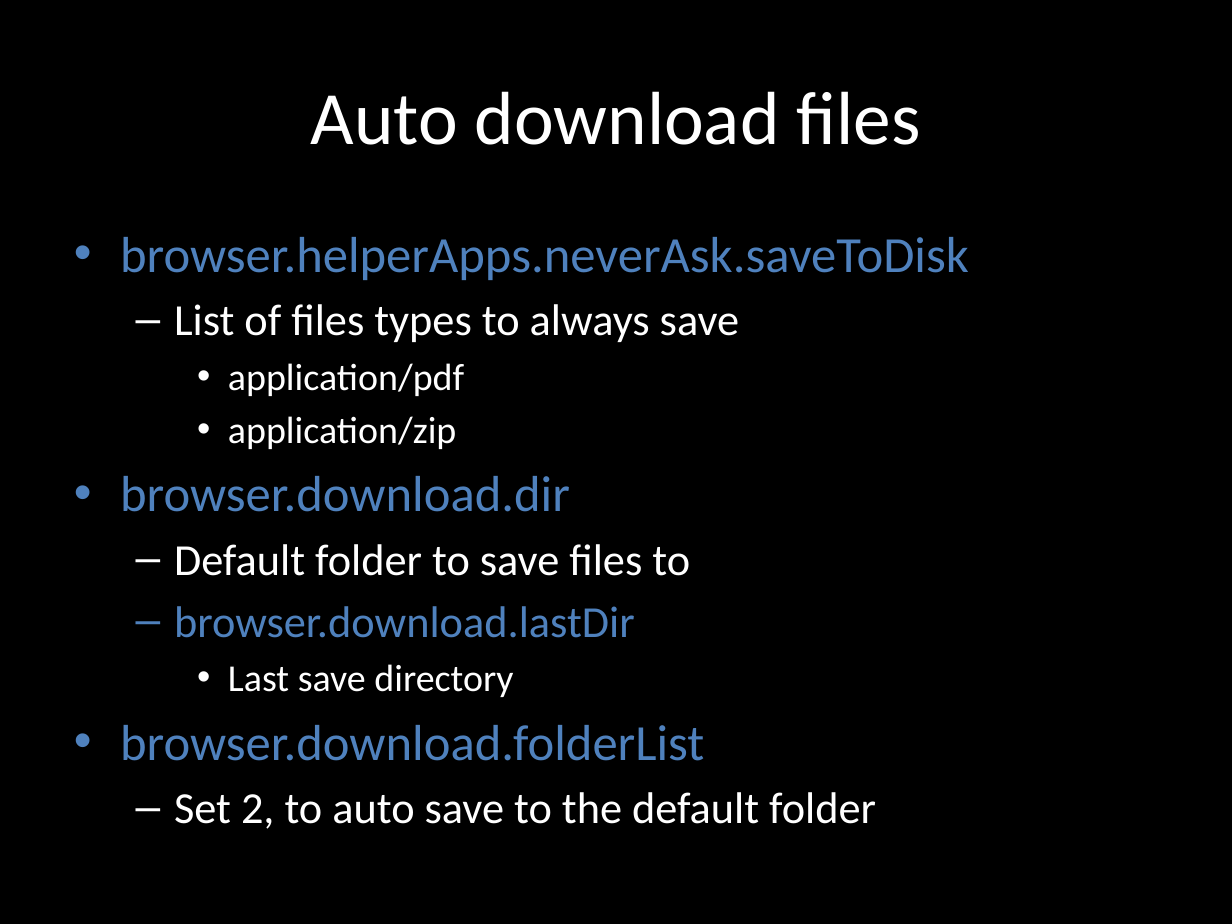
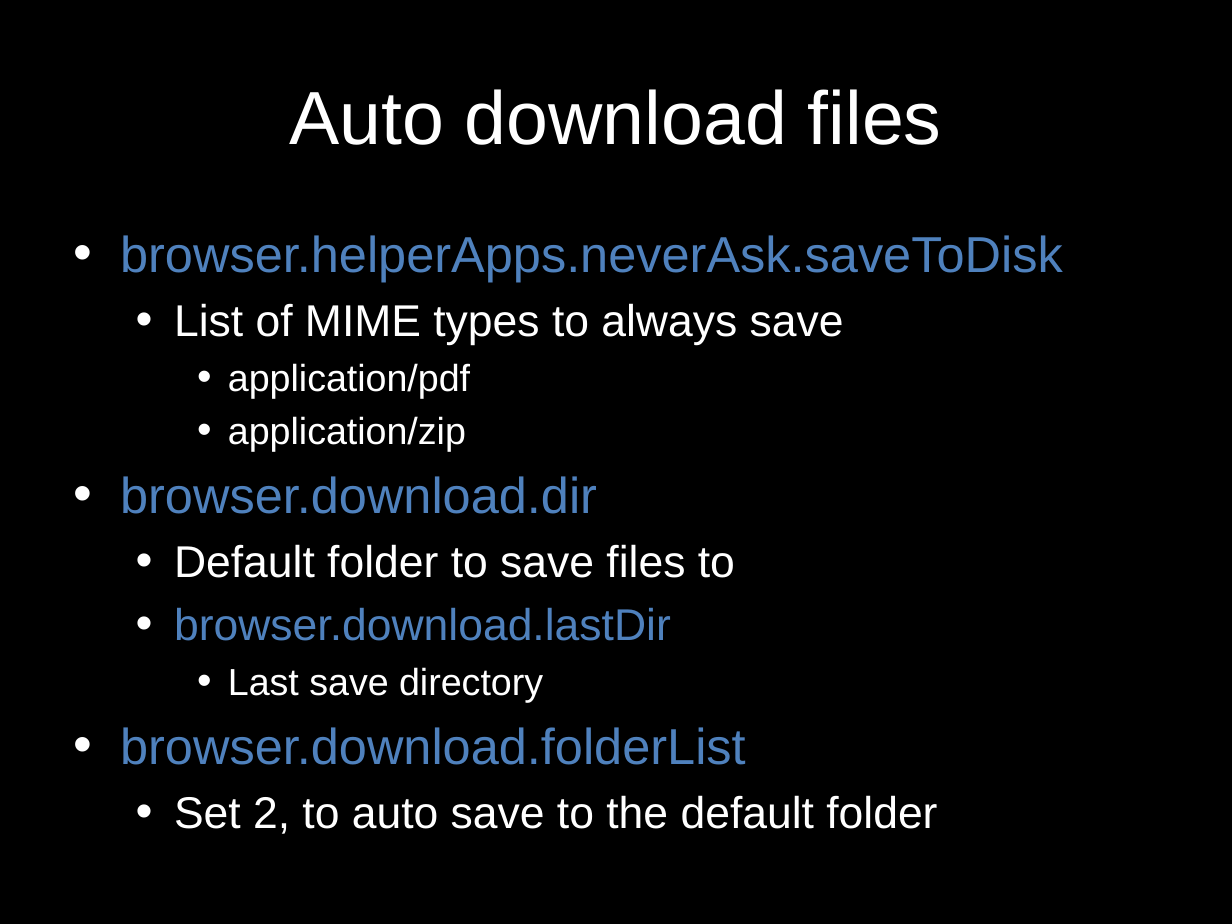
Before and after one commit to dimacus/SeleniumTipsAndTricks, a slide deck: slide 25 of selenium_camp_v1.pptx (slide 18 before the commit). Drawn at 1232x924 pixels with LibreOffice and Linux fonts; fonts in the diff are those of the drawing. Boxes give left, top, right and bottom in pixels: in the first picture for what was removed or moved away, otherwise in the second. Text is boxed around its words. In the diff, an @@ line names an element or a change of style, - is before the commit and + after.

```diff
--- a/selenium_camp_v1.pptx
+++ b/selenium_camp_v1.pptx
@@ title "Auto download files" at (289, 89, 942, 145): font Calibri to Arial @@
@@ text at (120, 235, 1063, 834): size 29.6 to 29.5 pt in "browser.helperApps.neverAsk.saveToDisk", "browser.download.dir", "browser.download.folderList"; font Calibri to Arial in "browser.helperApps.neverAsk.saveToDisk", "application/pdf", "application/zip", "browser.download.dir" and 5 more places; size 22.2 to 22 pt in "application/pdf", "application/zip", "Last save directory"; size 25.9 to 26 pt in "Default folder to save files to", "browser.download.lastDir", "Set 2, to auto save to the ..."; bullet – to • @@
@@ text at (174, 303, 844, 345): text changed; size 25.9 to 26 pt; font Calibri to Arial @@
-  – List of files types to always save
+  • List of MIME types to always save
```
Also in this commit, not shown: 25 other slides changed, 11 slides added, 1 other file.
